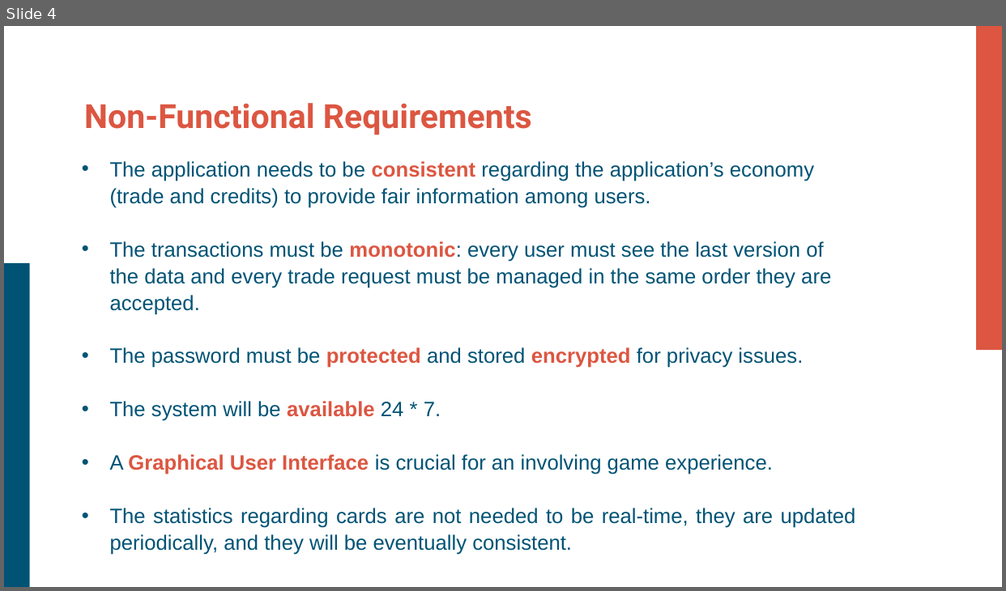
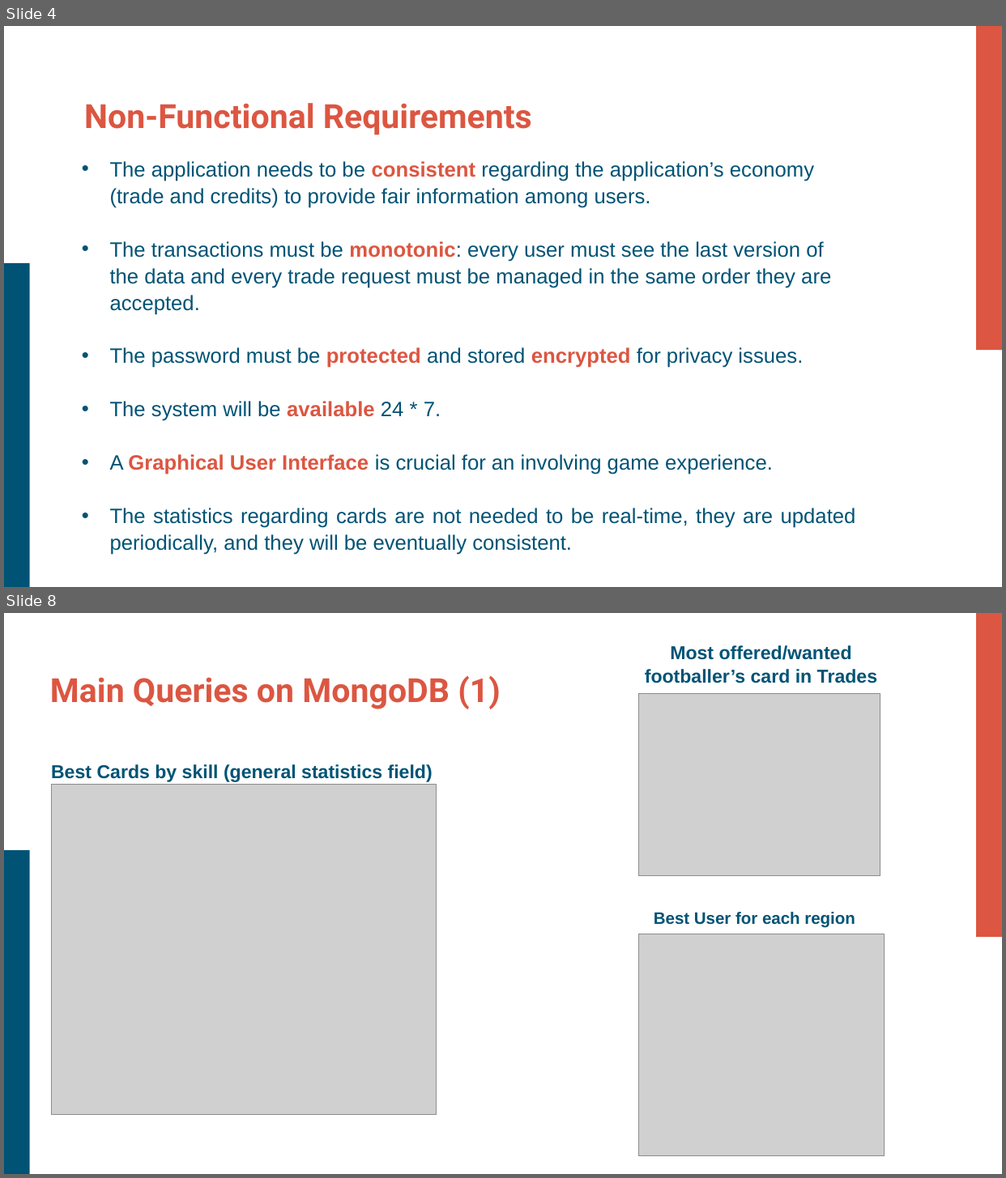
Before and after one commit to Plaza99/FantaManager, a slide deck: FantaManager-Presentation.pptx. Shown one above the other, each under a label of ours: slide 4 before the commit, slides 4 and 8 after it; the slides between them are not shown. The pictures are 1006x591 and 1006x1178 pixels, drawn with LibreOffice and Linux fonts; fonts in the diff are those of the drawing; grey boxes stand for pictures. Boxes give left, top, right and bottom in pixels: in the first picture for what was removed or moved away, otherwise in the second. Text is boxed around its words. In the diff, an @@ line names an element or a change of style, - is before the commit and + after.

```diff
--- a/FantaManager-Presentation.pptx
+++ b/FantaManager-Presentation.pptx
@@ slide 8 added at bbox=[4, 613, 1002, 1174], background #FFFFFF; not listed: 2 template elements that a slide beside it also shows @@
@@ text added at bbox=[645, 645, 877, 683], 18 pt, text #005375, bold @@
+Most offered/wanted footballer’s card in Trades
@@ title added at bbox=[50, 675, 500, 709], 32 pt, text #DC5641, bold @@
+Main Queries on MongoDB (1)
@@ picture added at bbox=[639, 694, 880, 875] @@
@@ text added at bbox=[51, 764, 432, 782], 18 pt, text #005375, bold @@
+Best Cards by skill (general statistics field)
@@ picture added at bbox=[51, 785, 436, 1114] @@
@@ text added at bbox=[654, 912, 855, 928], 16 pt, text #005375, bold @@
+Best User for each region
@@ picture added at bbox=[639, 934, 884, 1157] @@
```
Also in this commit, not shown: 5 slides changed, 6 other slides added, 2 slides removed.
